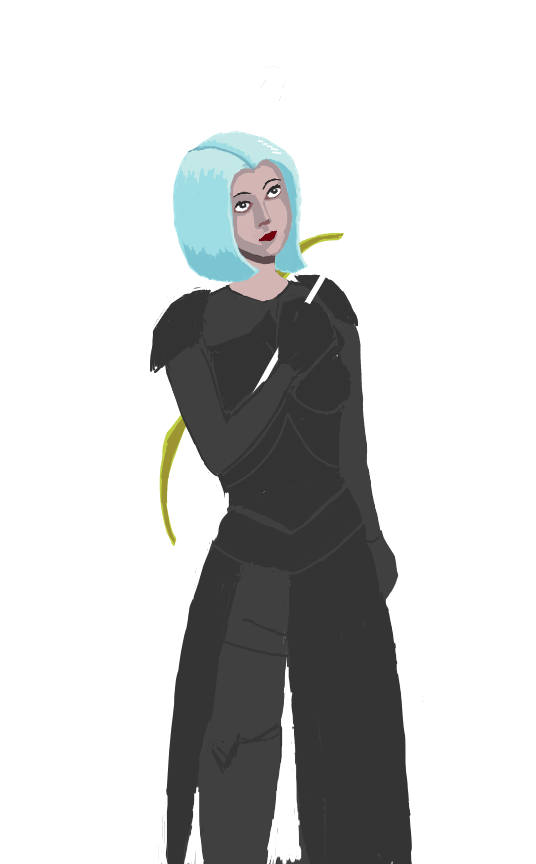
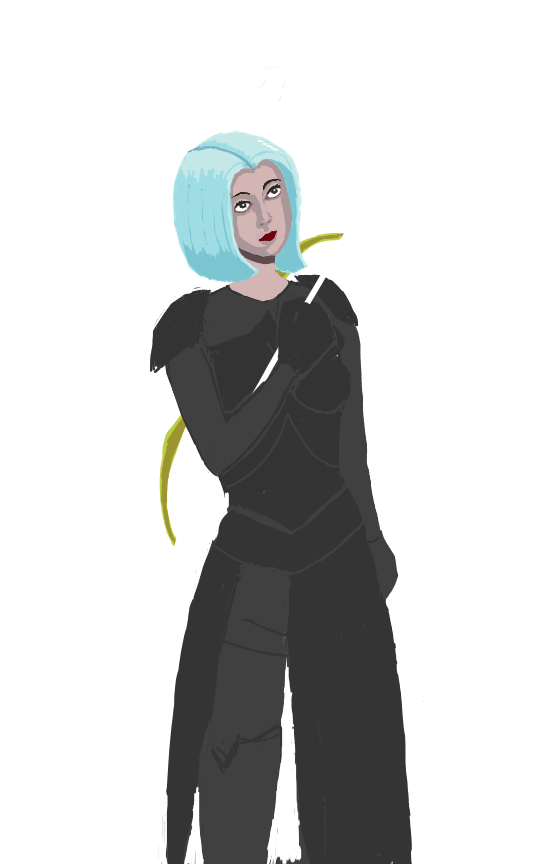
Before/after of a 536×864 layered artwork. What changed in the layer stack:
painted on "Paint Layer 13" over [187, 149, 292, 255]
painted on "Paint Layer 9" over [187, 149, 292, 255]
removed layer "Paint Layer 11" over [187, 149, 292, 255]
added layer "brows" above "details" over [192, 149, 292, 255]
added layer "details" above "Paint Layer 4" over [187, 149, 292, 255]
painted on "Paint Layer 8" over [187, 149, 292, 255]
painted on "Paint Layer 14" over [187, 192, 289, 255]
